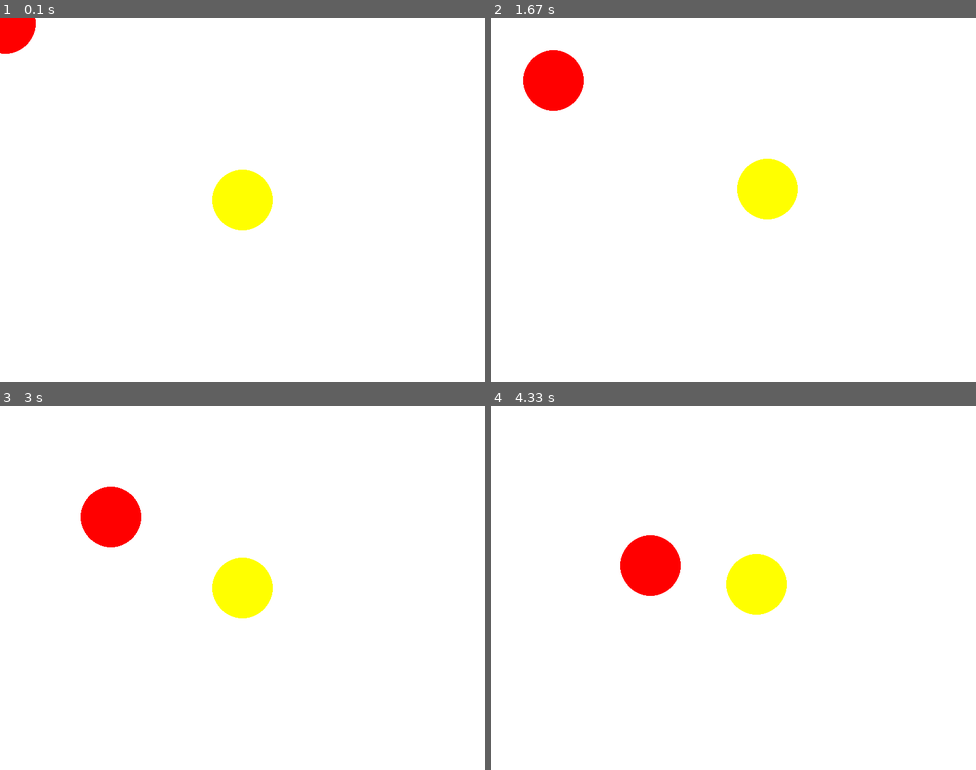
Above: before the commit, frames 1-4 (two rows, left to right).
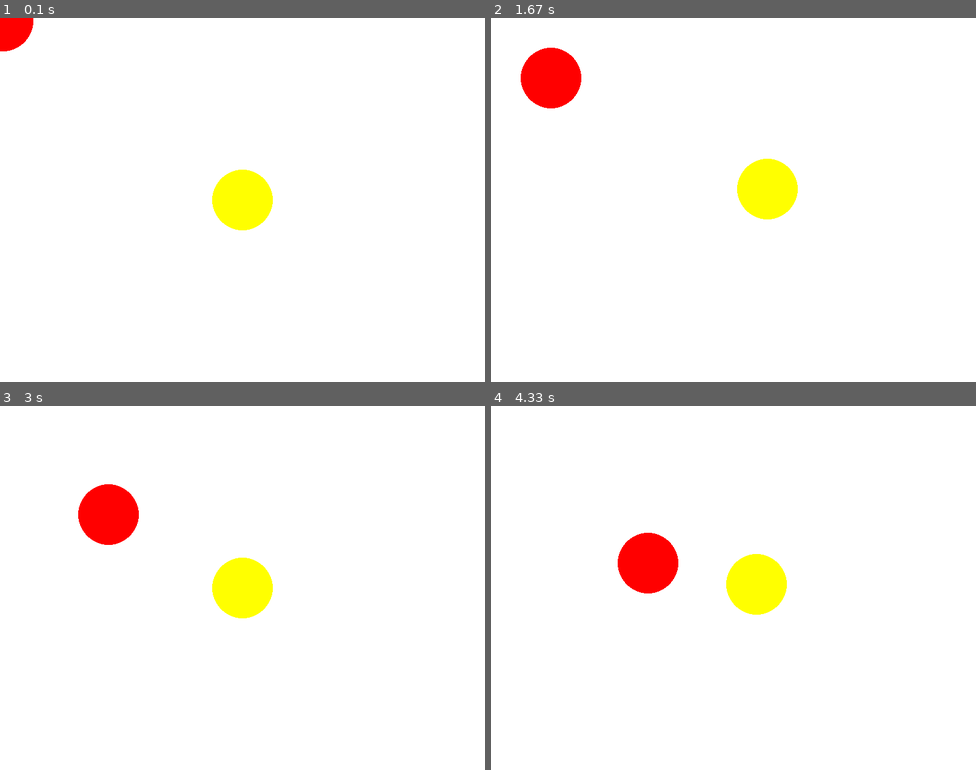
Above: after the commit, the same moments.

Repository: bfggamepassion/PyGameTest
Game: pygame game, started from HelloWorld/HelloWorld.py
Two runs of this game, one before a commit and one after it. Both use one fixed random seed, a clock stepped at 60 frames per second and the inputs below.
Inputs:
- Up to frame 1 (0.1 s): no input
- Up to frame 2 (1.67 s): hold Right 0.33-0.8 s; hold Up 0.83-1.13 s; hold Right 1.17-1.63 s
- Up to frame 3 (3 s): hold Left 1.67-2.2 s; hold Down 2.23-2.53 s; hold Left 2.57-2.97 s
- Up to frame 4 (4.33 s): hold Up 3-3.37 s; hold Right 3.4-4.03 s; hold Down from 4.07 s (still down)

The runs differ from the first frame. In frame 1, less than 0.1% of the frame differs, in the area x 0-8%, y 0-10%; in frame 2, 0.2%, in the area x 6-20%, y 8-26%; in frame 3, 0.2%; in frame 4, 0.2%.

Commit message:
Ajout des 60hz

Diff:
--- a/HelloWorld/HelloWorld.py
+++ b/HelloWorld/HelloWorld.py
@@ -40,6 +40,8 @@
 
 # Boucle principale du programme
 running = True
+
+clock = pygame.time.Clock()
 while running:
 
     # Gestion des événements
@@ -75,5 +77,7 @@
     if circle.y > 600:
         circle.y = 0
 
+    clock.tick(60)
+
 # Quitter Pygame
 pygame.quit()
--- /dev/null
+++ b/HelloWorld/MapExample.py
@@ -0,0 +1,53 @@
+import pygame
+
+# Définir les dimensions de l'écran
+SCREEN_WIDTH = 256
+SCREEN_HEIGHT = 192
+
+# Définir la taille des images
+IMAGE_SIZE = 8
+
+# Définir le tableau d'indices d'images
+image_indices = [
+    [0, 0, 0, 0, 0, 0, 0, 0],
+    [0, 1, 1, 1, 1, 1, 1, 0],
+    [0, 1, 2, 2, 2, 2, 1, 0],
+    [0, 1, 2, 3, 3, 2, 1, 0],
+    [0, 1, 2, 3, 3, 2, 1, 0],
+    [0, 1, 2, 2, 2, 2, 1, 0],
+    [0, 1, 1, 1, 1, 1, 1, 0],
+    [0, 0, 0, 0, 0, 0, 0, 0],
+]
+
+# Initialiser Pygame
+pygame.init()
+
+# Créer la fenêtre d'affichage
+screen = pygame.display.set_mode((SCREEN_WIDTH, SCREEN_HEIGHT))
+
+# Charger les images
+images = [
+    pygame.image.load("image_0.png").convert(),
+    pygame.image.load("image_1.png").convert(),
+    pygame.image.load("image_2.png").convert(),
+    pygame.image.load("image_3.png").convert(),
+]
+
+# Afficher les images au bon endroit
+for i in range(len(image_indices)):
+    for j in range(len(image_indices[i])):
+        image_index = image_indices[i][j]
+        image = images[image_index]
+        x = j * IMAGE_SIZE
+        y = i * IMAGE_SIZE
+        screen.blit(image, (x, y))
+
+# Rafraîchir l'affichage
+pygame.display.flip()
+
+# Attendre que l'utilisateur ferme la fenêtre
+while True:
+    for event in pygame.event.get():
+        if event.type == pygame.QUIT:
+            pygame.quit()
+            quit()
